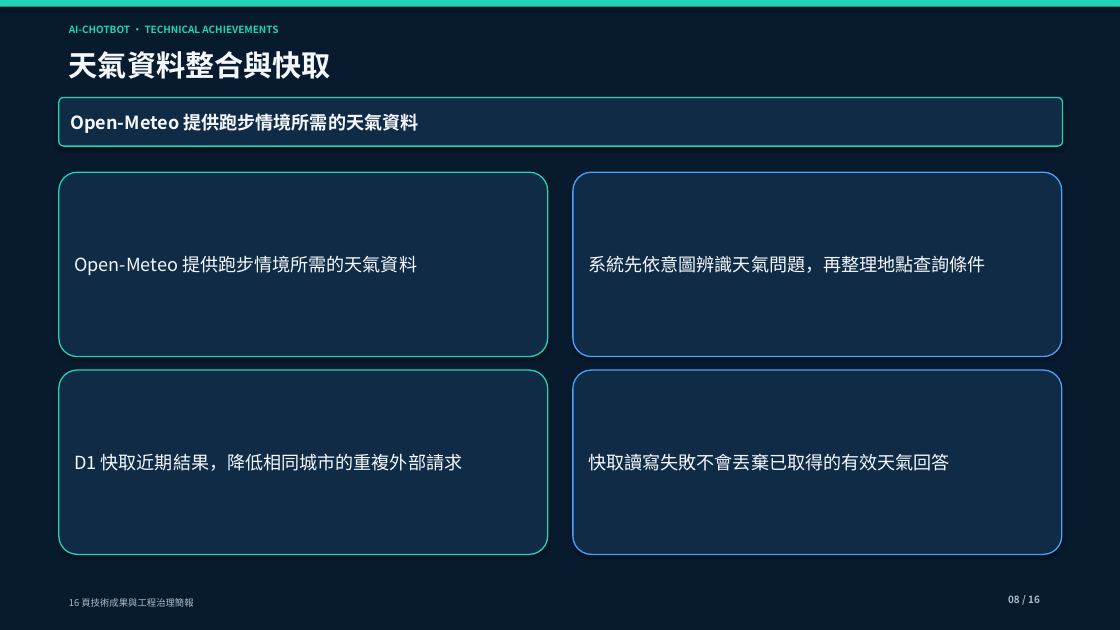
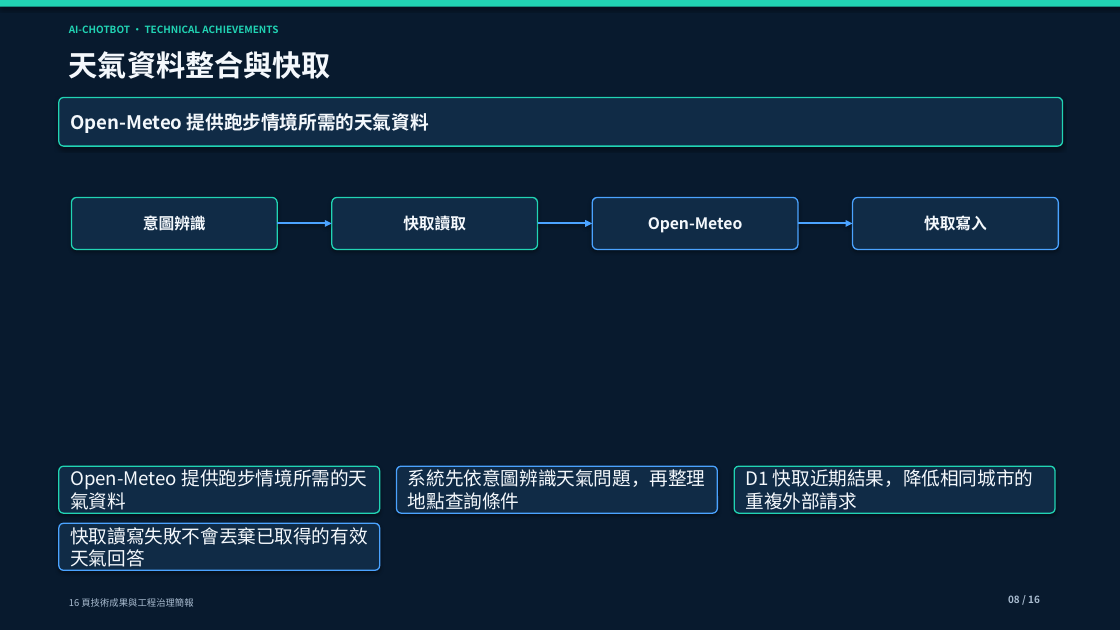
Before and after one commit to yamopeng0918/AI-ChotBot, a slide deck: slide 8 of docs/presentations/AI-ChotBot-technical-achievements.pptx. Drawn at 1120x630 pixels with LibreOffice and Linux fonts; fonts in the diff are those of the drawing. Boxes give left, top, right and bottom in pixels: in the first picture for what was removed or moved away, otherwise in the second. Text is boxed around its words. In the diff, an @@ line names an element or a change of style, - is before the commit and + after.

```diff
--- a/docs/presentations/AI-ChotBot-technical-achievements.pptx
+++ b/docs/presentations/AI-ChotBot-technical-achievements.pptx
@@ rounded rectangle added at (x1=71, y1=197, x2=277, y2=250), fill #102B46, outline #21D4B4 1.1 pt, 13.5 pt, text #F4F8FC, bold @@
+意圖辨識
@@ rounded rectangle added at (x1=332, y1=197, x2=538, y2=250), fill #102B46, outline #21D4B4 1.1 pt, 13.5 pt, text #F4F8FC, bold @@
+快取讀取
@@ rounded rectangle added at (x1=592, y1=197, x2=798, y2=250), fill #102B46, outline #4BA3FF 1.1 pt, 13.5 pt, text #F4F8FC, bold @@
+Open-Meteo
@@ rounded rectangle added at (x1=853, y1=197, x2=1059, y2=250), fill #102B46, outline #4BA3FF 1.1 pt, 13.5 pt, text #F4F8FC, bold @@
+快取寫入
@@ arrow added from (277, 223) to (332, 223), #4BA3FF 1.8 pt @@
@@ arrow added from (538, 223) to (592, 223), #4BA3FF 1.8 pt @@
@@ arrow added from (798, 223) to (853, 223), #4BA3FF 1.8 pt @@
@@ rounded rectangle "Open-Meteo 提供跑步情境所需的天氣資料" resized from (x1=59, y1=172, x2=548, y2=356) to (x1=59, y1=466, x2=380, y2=513) @@
@@ rounded rectangle "系統先依意圖辨識天氣問題，再整理地點查詢條件" resized from (x1=573, y1=172, x2=1062, y2=356) to (x1=397, y1=466, x2=718, y2=513) @@
@@ rounded rectangle "D1 快取近期結果，降低相同城市的重複外部請求" resized from (x1=59, y1=370, x2=548, y2=554) to (x1=734, y1=466, x2=1055, y2=513) @@
@@ size 15.5 to 16 pt in 5 elements at (x1=59, y1=97, x2=1063, y2=146), (x1=59, y1=466, x2=380, y2=513), (x1=397, y1=466, x2=718, y2=513), (x1=734, y1=466, x2=1055, y2=513), (x1=59, y1=523, x2=380, y2=571) @@
@@ rounded rectangle "快取讀寫失敗不會丟棄已取得的有效天氣回答" resized from (x1=573, y1=370, x2=1062, y2=554) to (x1=59, y1=523, x2=380, y2=571) @@
```
Also in this commit, not shown: 15 other slides changed, 3 other files.
